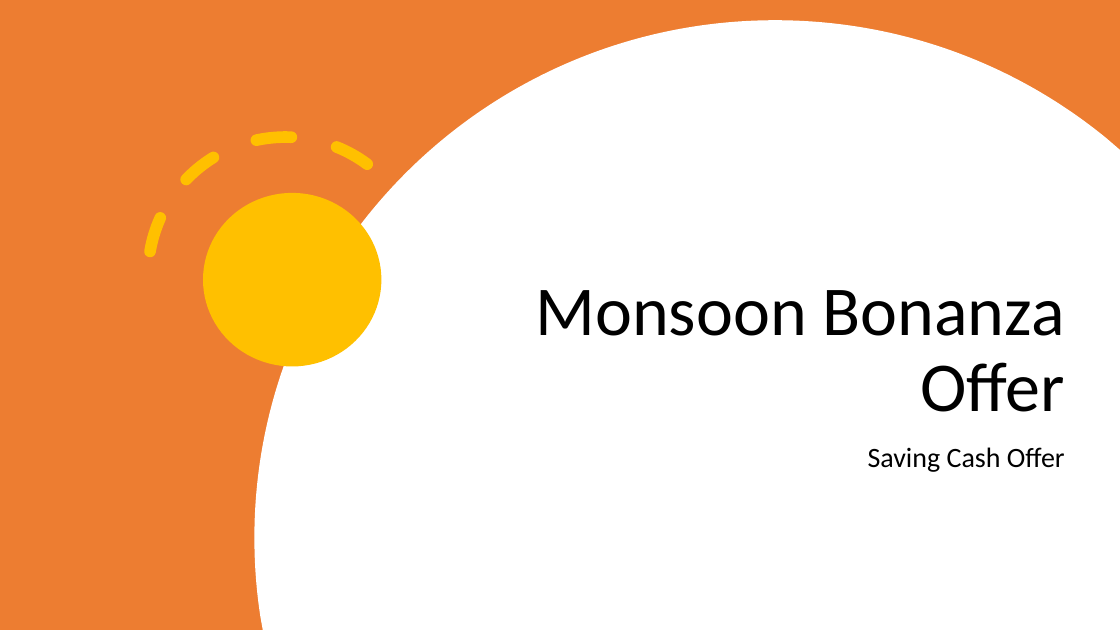
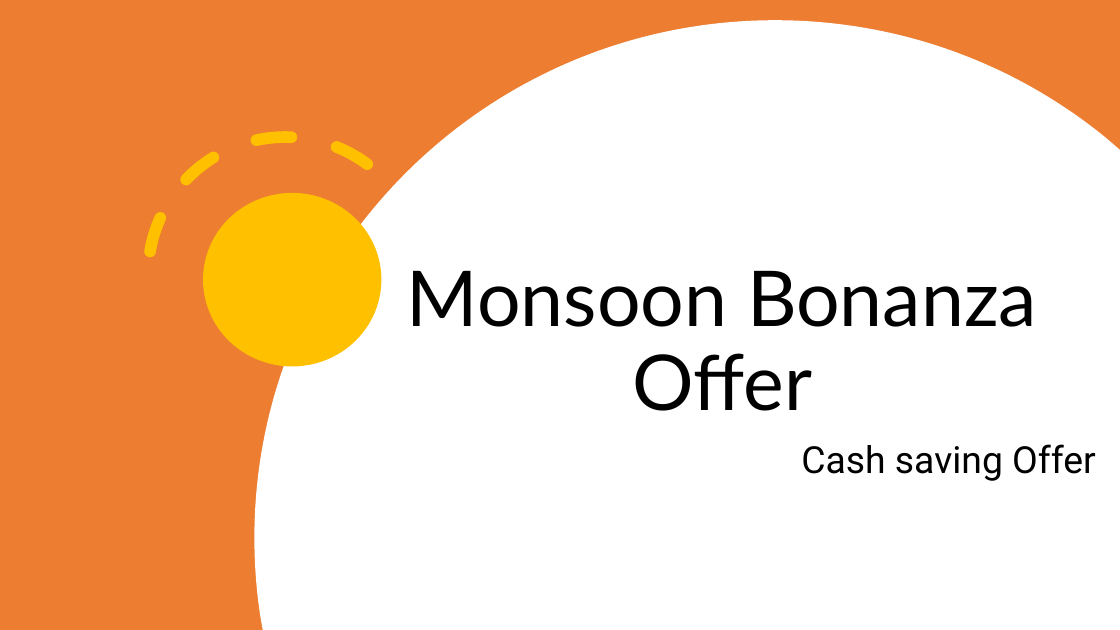
Before and after one commit to Ruthwik14/Case-Study, a slide deck: slide 1 of Monsoon Bonanza Offer.pptx. Drawn at 1120x630 pixels with LibreOffice and Linux fonts; fonts in the diff are those of the drawing. Boxes give left, top, right and bottom in pixels: in the first picture for what was removed or moved away, otherwise in the second. Text is boxed around its words. In the diff, an @@ line names an element or a change of style, - is before the commit and + after.

Commit message:
Monsoon Bonanza Offer

```diff
--- a/Monsoon Bonanza Offer.pptx
+++ b/Monsoon Bonanza Offer.pptx
@@ title "Monsoon Bonanza Offer": place and size @@
-title "Monsoon Bonanza Offer" at [535, 290, 1065, 412]
+title "Monsoon Bonanza Offer" at [407, 270, 1037, 411]
@@ title "Monsoon Bonanza Offer" at [407, 270, 1037, 411]: size 60 to 66 pt, font Calibri to Lato; alignment right to centre @@
@@ subtitle at [801, 444, 1096, 481]: text changed; size 24 to 32 pt; font Calibri to Roboto @@
-Saving Cash Offer
+Cash saving Offer
```
Also in this commit, not shown: 4 other slides changed, 1 slide added.
